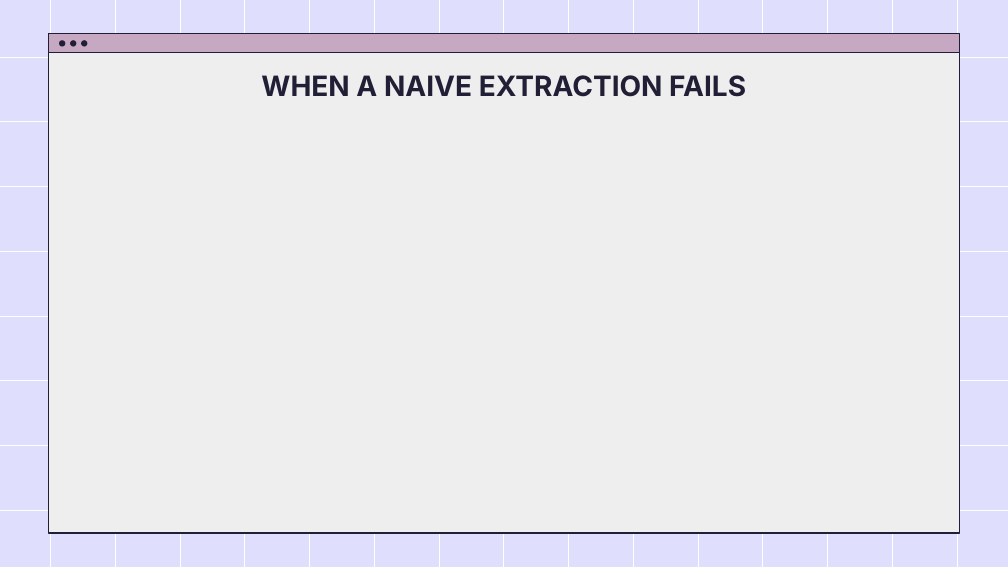
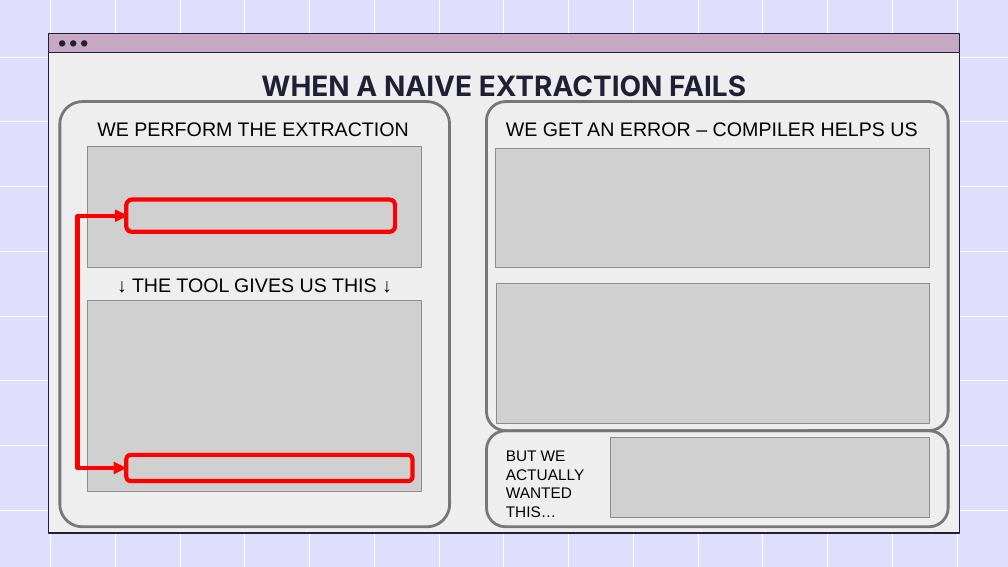
Before and after one commit to RuleBrittonica/3712_Rust_Research_Project, a slide deck: slide 8 of reports/seminar/seminar_presentation.pptx. Drawn at 1008x567 pixels with LibreOffice and Linux fonts; fonts in the diff are those of the drawing; grey boxes stand for pictures. Boxes give left, top, right and bottom in pixels: in the first picture for what was removed or moved away, otherwise in the second. Text is boxed around its words. In the diff, an @@ line names an element or a change of style, - is before the commit and + after.

Commit message:
Finished for the night
3/12 slides finished

```diff
--- a/reports/seminar/seminar_presentation.pptx
+++ b/reports/seminar/seminar_presentation.pptx
@@ rounded rectangle added at box(59, 102, 450, 527), outline #777777 2 pt @@
@@ rounded rectangle added at box(487, 102, 949, 431), outline #777777 2 pt @@
@@ picture added at box(88, 146, 422, 268) @@
@@ text added at box(97, 122, 408, 137), 14 pt, text #000000 @@
+WE PERFORM THE EXTRACTION
@@ picture added at box(496, 148, 930, 268) @@
@@ text added at box(506, 122, 917, 137), 14 pt, text #000000 @@
+WE GET AN ERROR – COMPILER HELPS US
@@ rounded rectangle added at box(126, 200, 395, 232), outline #FF0000 3 pt @@
@@ elbow double arrow added from (128, 216) to (126, 468), #FF0000 3 pt @@
@@ text added at box(132, 278, 377, 293), 14 pt, text #000000 @@
+↓ THE TOOL GIVES US THIS ↓
@@ picture added at box(496, 283, 929, 423) @@
@@ picture added at box(88, 300, 422, 492) @@
@@ rounded rectangle added at box(487, 430, 949, 526), outline #777777 2 pt @@
@@ picture added at box(610, 437, 929, 518) @@
@@ rounded rectangle added at box(126, 455, 412, 481), outline #FF0000 3 pt @@
@@ text added at box(506, 450, 585, 517), 11 pt, text #000000 @@
+BUT WE ACTUALLY WANTED THIS…
```
Also in this commit, not shown: 13 other files.
